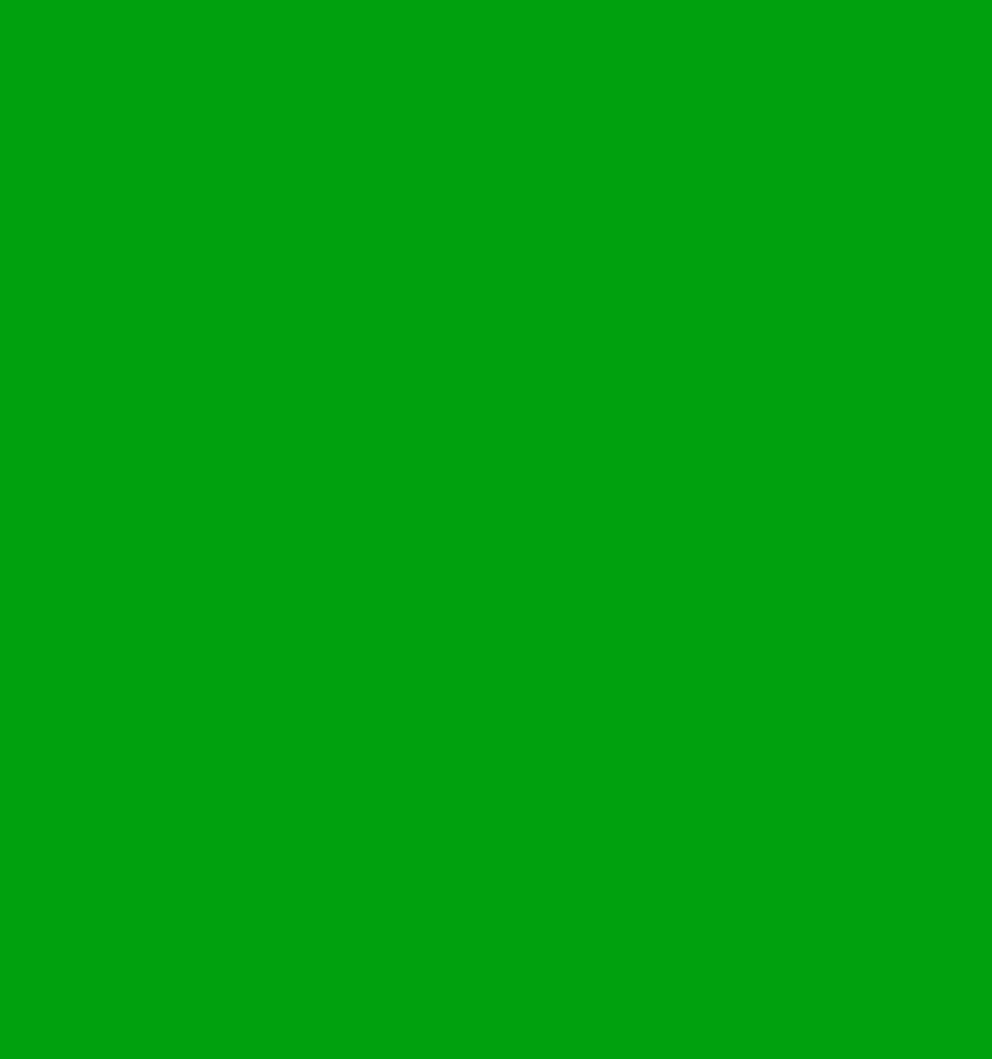
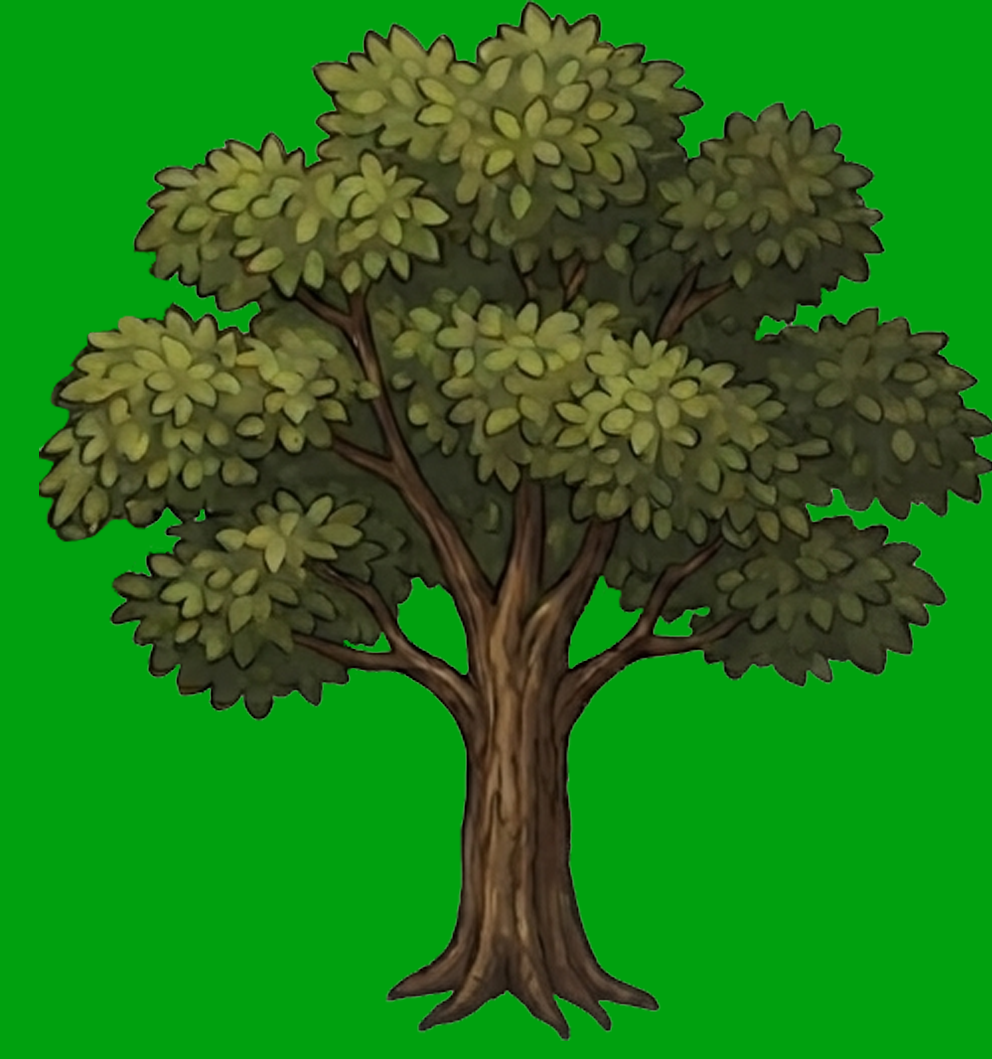
Layer changes from the first w=992, h=1059 image to the second:
showed "Tree_2" (1st of 2) over [39, 0, 992, 1041]